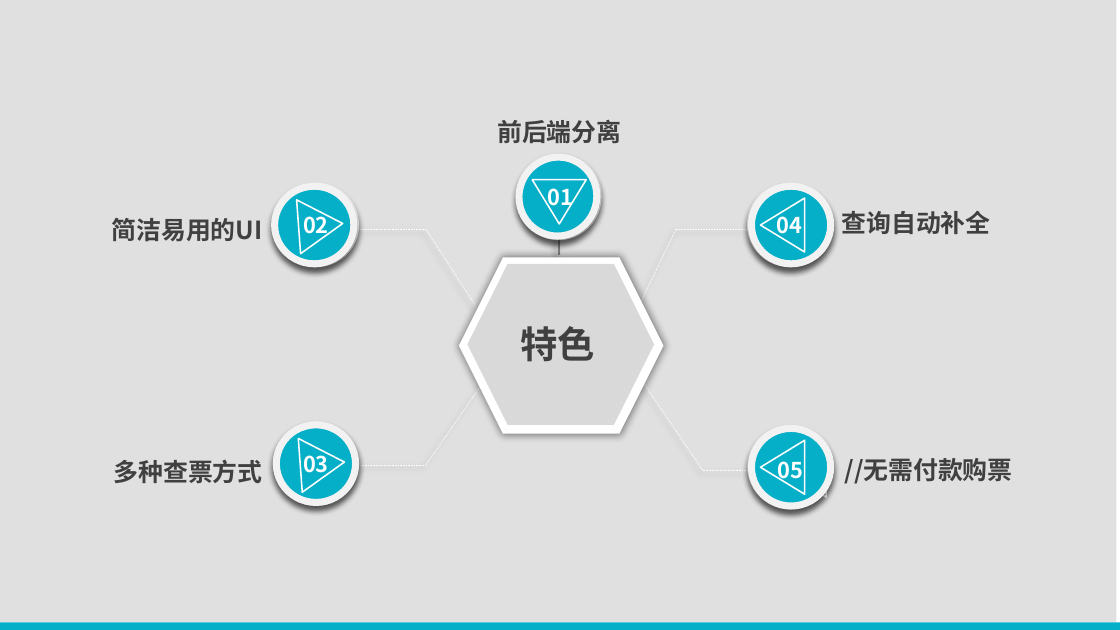
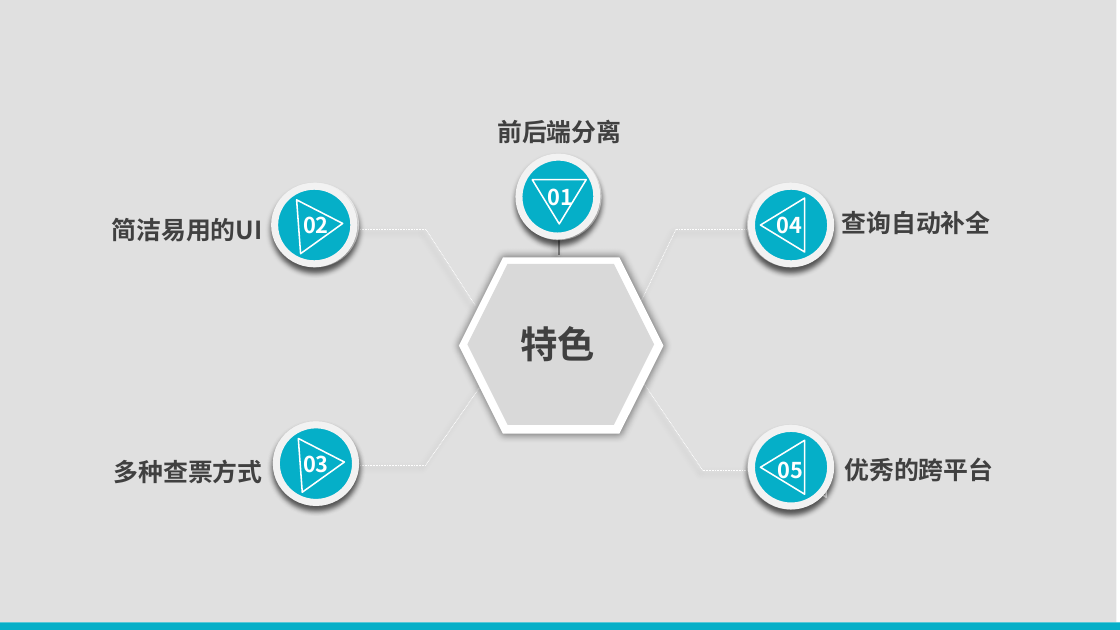
Before and after one commit to TimerChen/TrainTickets, a slide deck: slide 8 of Presentation/presentation.pptx. Drawn at 1120x630 pixels with LibreOffice and Linux fonts; fonts in the diff are those of the drawing. Boxes give left, top, right and bottom in pixels: in the first picture for what was removed or moved away, otherwise in the second. Text is boxed around its words. In the diff, an @@ line names an element or a change of style, - is before the commit and + after.

Commit message:
Add things in ppt

```diff
--- a/Presentation/presentation.pptx
+++ b/Presentation/presentation.pptx
@@ text at (844, 457, 993, 482): text changed @@
-//无需付款购票
+优秀的跨平台
```
Also in this commit, not shown: 2 other slides changed, 6 slides added, 4 slides removed, 1 other file.
